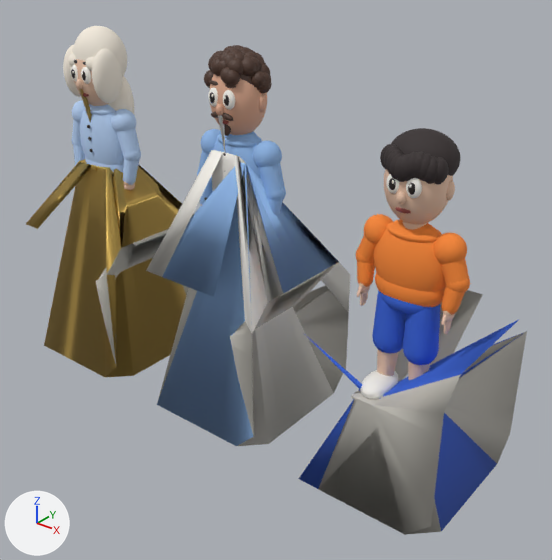
An edit to the glTF model assets/GIBRIG_CHARACTER_LIBRARY.glb, drawn before and after from the same camera.
One viewpoint serves both versions: a 50 mm lens placed at (2.96, -3.35, 2.52), pointed at (0.26, 0.02, 0.43). Lighting does not change. The marker at lower left points along +X, +Y and +Z. The picture after the commit comes second. Vertices at exactly the same position are counted once.

Objects in the first picture: 'BOY_Body', 'BOY_Hair', 'MAN_Body', 'MAN_Hair', 'WOMAN_Body', 'WOMAN_Hair' and 3 more.
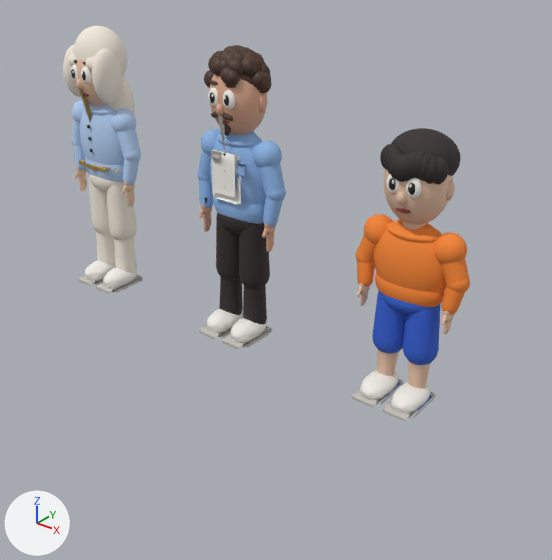
Where the change shows, as pixel boxes (x1, y1, x2, y2) in the pictures (552 x 560 px):
'MAN_Body', reshaped (56% narrower, 26% shorter): before (146, 74, 350, 446); after (197, 74, 286, 350)
'BOY_Body', reshaped: before (299, 169, 527, 535); after (351, 169, 470, 421)
'WOMAN_Body', reshaped (57% narrower, 26% shorter): before (26, 59, 194, 377); after (71, 59, 143, 294)
part 1 of me_woman_body, deleted: before (26, 161, 194, 377)
part 2 of me_man_body, deleted: before (146, 151, 350, 446)
part 3 of me_boy_body, deleted: before (299, 290, 527, 535)

The edits, one by one:
me_woman_body is used by ob_woman_body; location (-1.25, 0.0, 0.0).
me_woman_body had 11509 vertices, 23095 faces and spanned x -0.36..0.5, y -0.5..0.5, z -0.5..1.74.
me_woman_body now has 11469 vertices, 22701 faces and spans x -0.34..0.34, y -0.24..0.15, z 0.0..1.74.
Part 1, on me_woman_body:
40 vertices are removed from x -0.36..0.5, y -0.5..0.5, z -0.5..0.88.
394 faces are deleted.
me_man_body is used by ob_man_body; location (0.0, 0.0, 0.0).
me_man_body had 11797 vertices, 23684 faces and spanned x -0.36..0.5, y -0.5..0.5, z -0.5..1.76.
me_man_body now has 11754 vertices, 23194 faces and spans x -0.34..0.34, y -0.24..0.15, z 0.0..1.76.
Part 2, on me_man_body:
43 vertices are removed from x -0.36..0.5, y -0.5..0.5, z -0.5..0.94.
490 faces are deleted.
me_boy_body is used by ob_boy_body; location (1.2, 0.0, 0.0).
me_boy_body had 11468 vertices, 23040 faces and spanned x -0.36..0.5, y -0.5..0.5, z -0.5..1.5.
me_boy_body now has 11428 vertices, 22563 faces and spans x -0.34..0.34, y -0.24..0.15, z 0.0..1.5.
Part 3, on me_boy_body:
40 vertices are removed from x -0.36..0.5, y -0.5..0.5, z -0.5..0.5.
477 faces are deleted.
